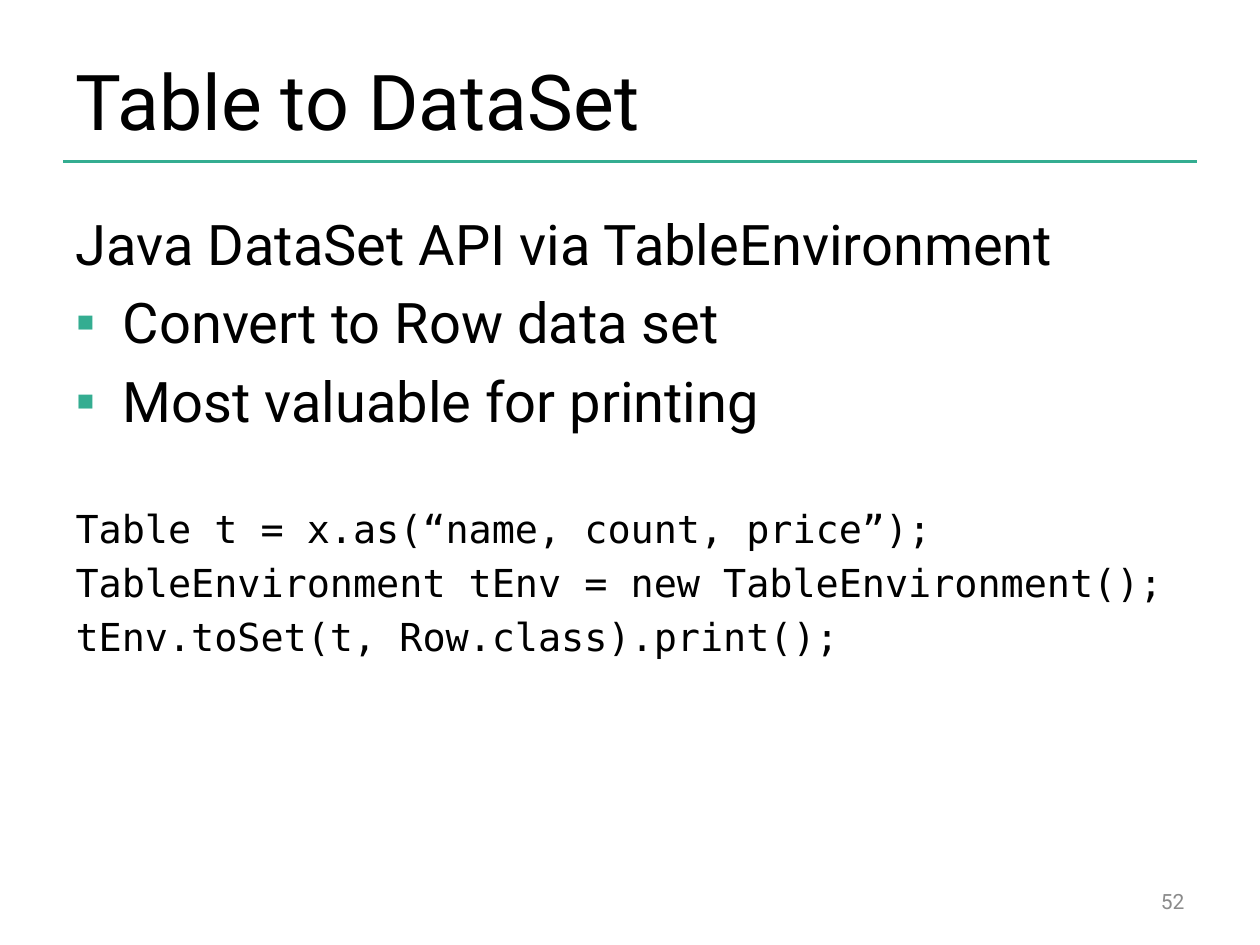
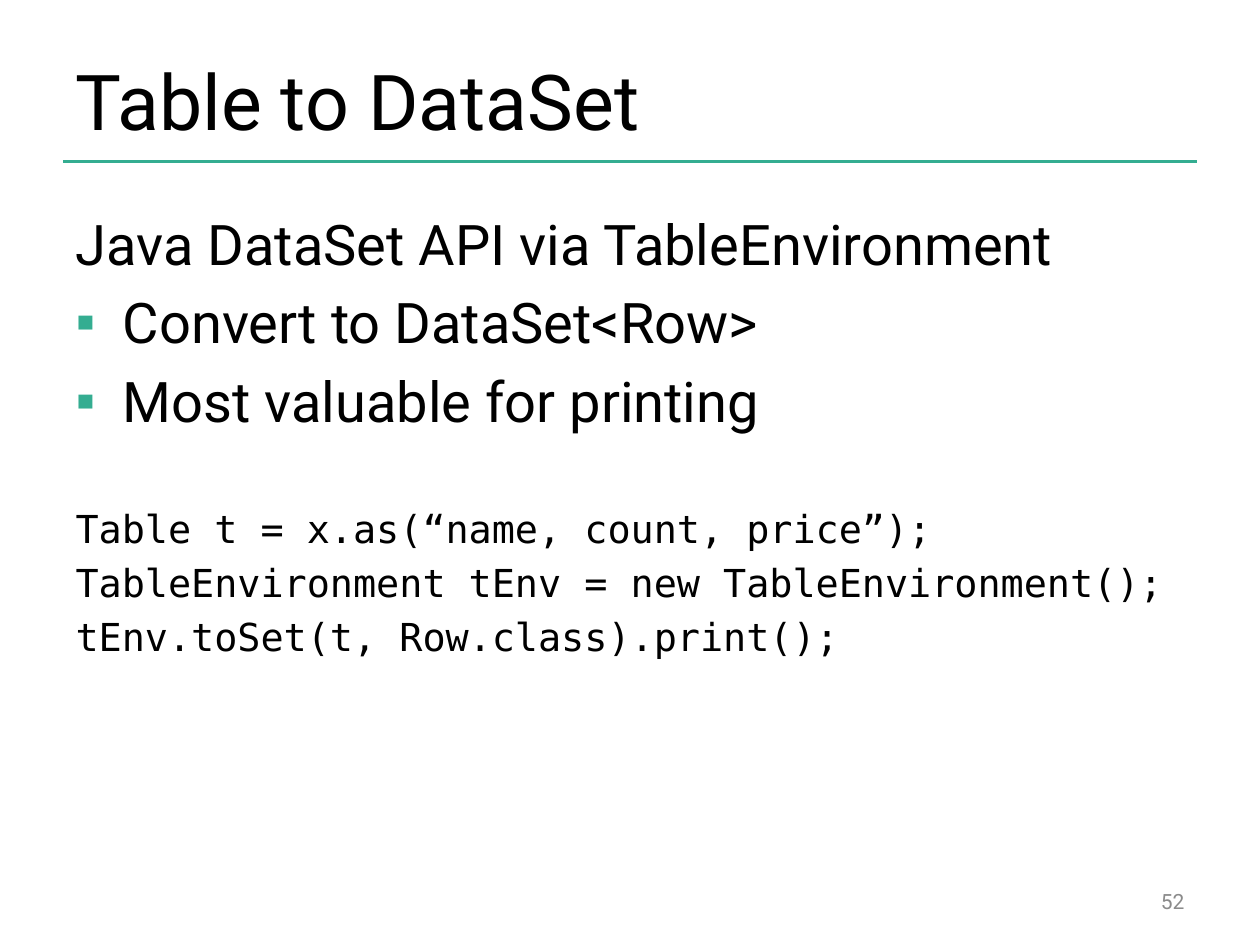
Before and after one commit to dataArtisans/flink-training-web, a slide deck: slide 52 of slides/flink_batch_advanced.pptx. Drawn at 1260x945 pixels with LibreOffice and Linux fonts; fonts in the diff are those of the drawing; background and template pictures are left out. Boxes give left, top, right and bottom in pixels: in the first picture for what was removed or moved away, otherwise in the second. Text is boxed around its words. In the diff, an @@ line names an element or a change of style, - is before the commit and + after.

```diff
--- a/slides/flink_batch_advanced.pptx
+++ b/slides/flink_batch_advanced.pptx
@@ text at (123,302,758,344): text changed @@
-▪ Convert to Row data set
+▪ Convert to DataSet<Row>
```
Also in this commit, not shown: 6 other slides changed, 3 other files.
